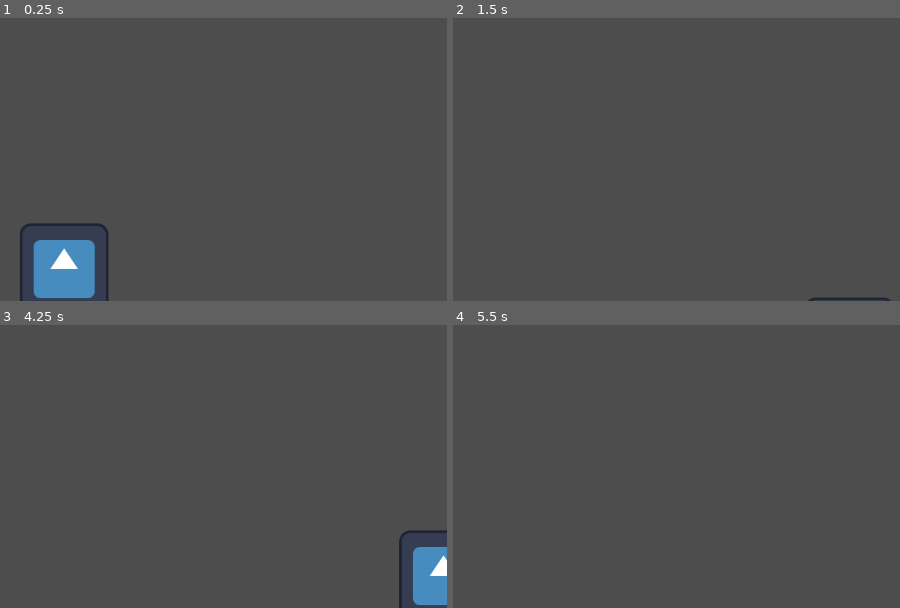
Above: before the commit, frames 1-4 (two rows, left to right).
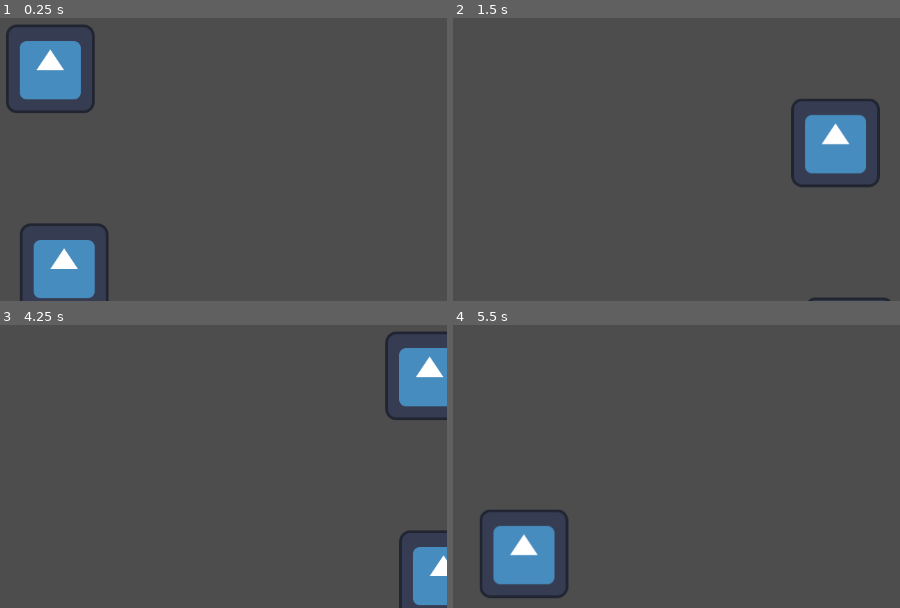
Above: after the commit, the same moments.

Repository: aidan-wolfson/WizardShooterProject
Game: Godot game, scene res://world/world.tscn
Two runs of this game, one before a commit and one after it. Both use one fixed random seed, a clock stepped at 60 frames per second and the inputs below. The engine's default icon, where the game draws it, is replaced by a stand-in: a white triangle on a blue panel in a dark square.
Inputs:
- Up to frame 1 (0.25 s): no input
- Up to frame 2 (1.5 s): tap Enter at 0.5 s; hold D (move_right) 0.53-1.28 s; hold S (move_down) from 1.28 s (still down)
- Up to frame 3 (4.25 s): release S (move_down) at 2.03 s; hold D (move_right) 2.03-2.78 s; tap Space at 2.75 s; hold W (move_up) 2.78-3.53 s; tap Enter at 3.5 s; hold A (move_left) from 3.53 s (still down)
- Up to frame 4 (5.5 s): release A (move_left) at 5.03 s; hold S (move_down) from 5.03 s (still down)

The runs differ from the first frame. In frame 1, 3.6% of the frame differs, in the area x 1-22%, y 2-34%; in frame 2, 3.7%, in the area x 75-96%, y 28-60%; in frame 3, 2.7%; in frame 4, 3.6%.

Commit message:
Update world.tscn

Diff:
--- a/world/world.tscn
+++ b/world/world.tscn
@@ -9,7 +9,7 @@
 MAX_SPEED = 600
 FRICTION = 5000
 
-[node name="Player" parent="." instance=ExtResource("1_5kal6")]
+[node name="Player2" parent="." instance=ExtResource("1_5kal6")]
 position = Vector2(600, 600)
 MAX_SPEED = 600
 FRICTION = 5000
